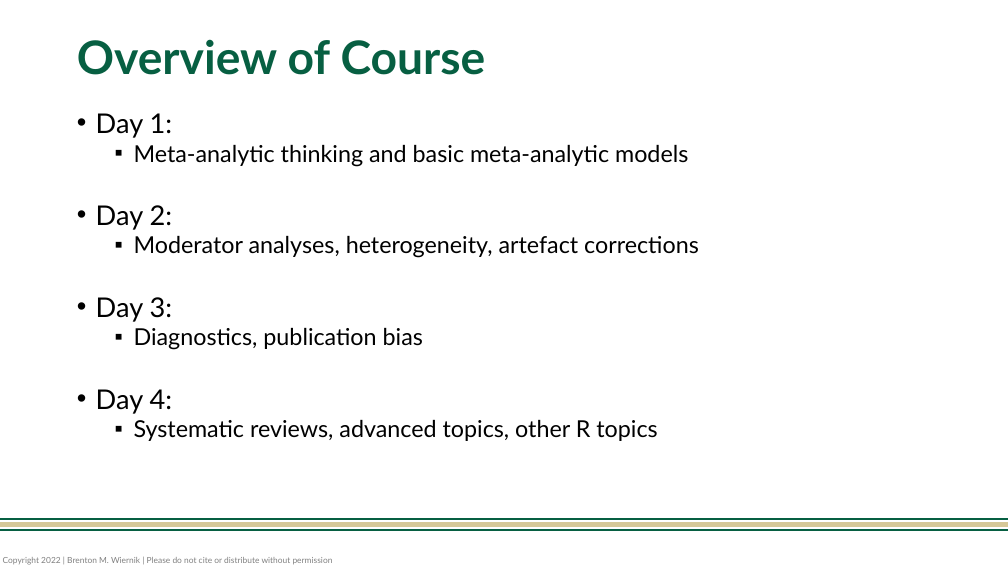
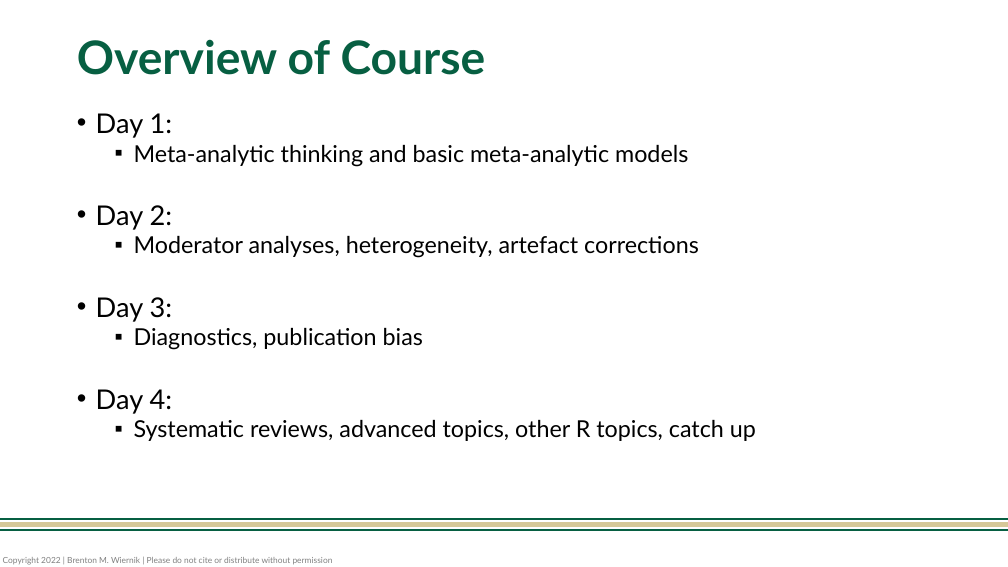
Before and after one commit to bwiernik/meta-workshop, a slide deck: slide 3 of slides/01_meta-analytic-thinking.pptx. Drawn at 1008x567 pixels with LibreOffice and Linux fonts; fonts in the diff are those of the drawing. Boxes give left, top, right and bottom in pixels: in the first picture for what was removed or moved away, otherwise in the second. Text is boxed around its words. In the diff, an @@ line names an element or a change of style, - is before the commit and + after.

```diff
--- a/slides/01_meta-analytic-thinking.pptx
+++ b/slides/01_meta-analytic-thinking.pptx
@@ text at (134,420,756,441): text changed @@
-  ▪ Systematic reviews, advanced topics, other R topics
+  ▪ Systematic reviews, advanced topics, other R topics, catch up
```
Also in this commit, not shown: 6 other files.
